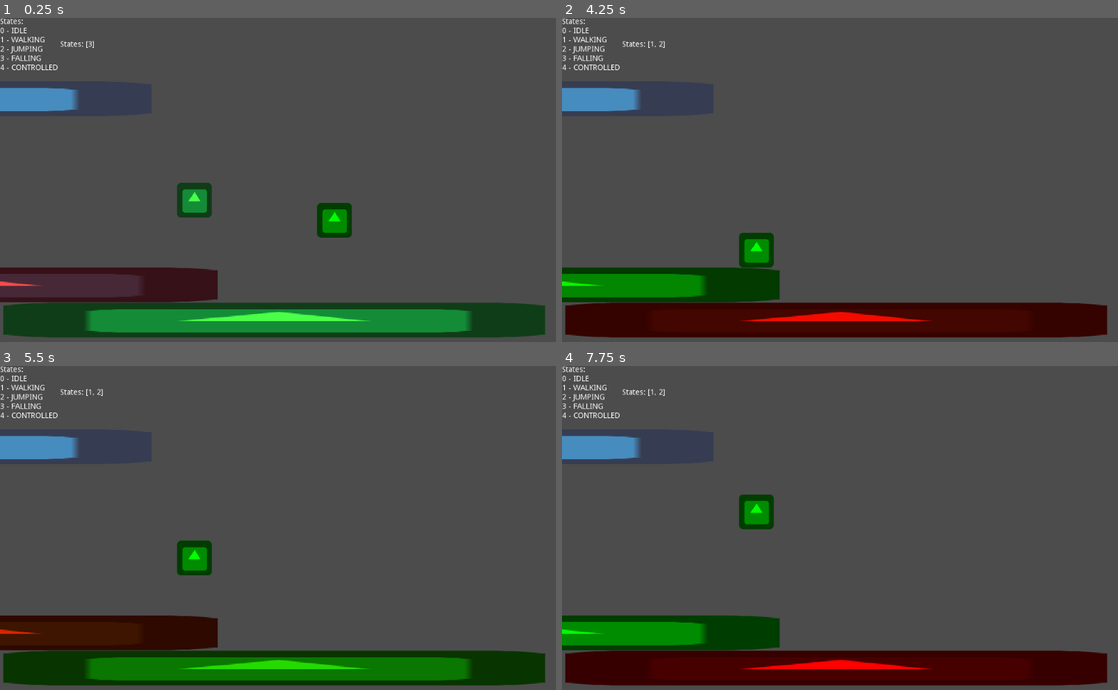
Above: before the commit, frames 1-4 (two rows, left to right).
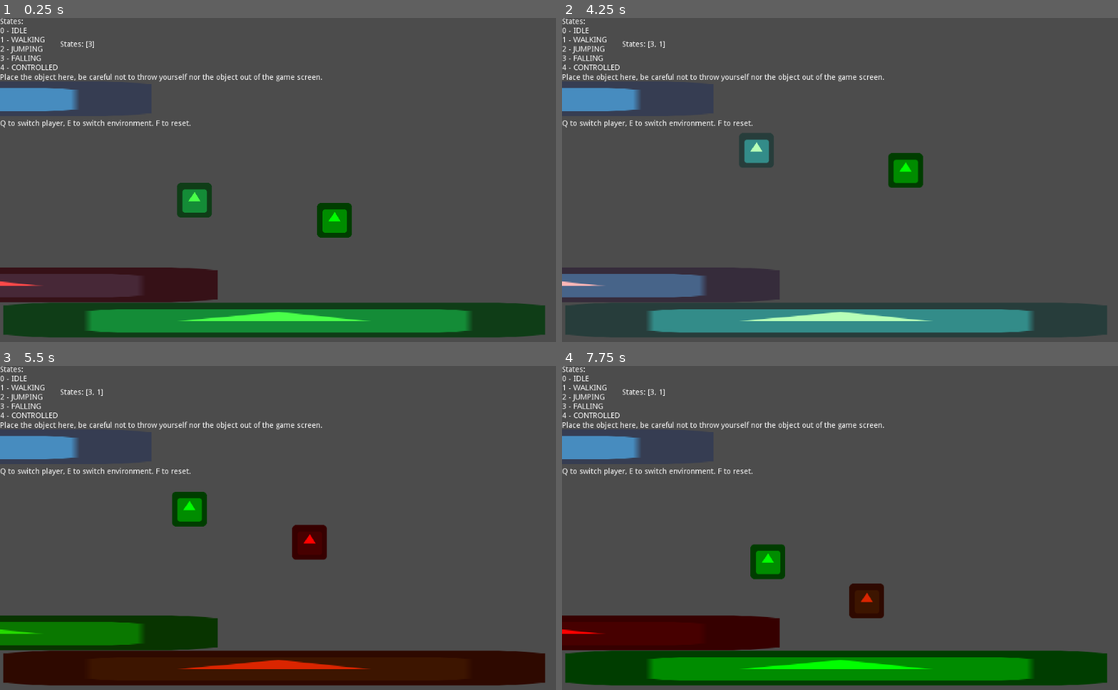
Above: after the commit, the same moments.

Repository: OmaGash/mini-jam-101
Game: Godot game, scene res://world.tscn
Same seed, same stepped clock (60 frames per second), same inputs: the game is played once before the commit and once after it. The engine's default icon, where the game draws it, is replaced by a stand-in: a white triangle on a blue panel in a dark square.
Inputs:
- Up to frame 1 (0.25 s): no input
- Up to frame 2 (4.25 s): hold Right (ui_right) 0.53-2.03 s; tap E (change_environment) at 0.6, 2.1, 3.6 s; tap Up (ui_up) at 0.77, 1.52, 3.02, 3.77 s; tap Q (change_player) at 1.35, 2.85 s; hold Left (ui_left) 2.03-2.78 s; hold Right (ui_right) from 2.78 s (still down); tap F (reset, bound only after the commit) at 4.15 s
- Up to frame 3 (5.5 s): release Right (ui_right) at 4.28 s; hold Left (ui_left) 4.28-5.03 s; tap Q (change_player) at 4.35 s; tap Up (ui_up) at 4.52 s; hold Right (ui_right) from 5.03 s (still down); tap E (change_environment) at 5.1 s
- Up to frame 4 (7.75 s): release Right (ui_right) at 5.78 s; hold Left (ui_left) 5.78-7.28 s; tap Q (change_player) at 5.85, 7.35 s; tap Up (ui_up) at 6.02, 6.77, 7.52 s; tap E (change_environment) at 6.6 s; hold Right (ui_right) from 7.28 s (still down)

The runs differ from the first frame. In frame 1, 0.7% of the frame differs, in the area x 0-58%, y 17-34%; in frame 2, 17%; in frame 3, 17%; in frame 4, 17%, in the area x 0-98%, y 7-99%.

Commit message:
Added debugging hints and export to html5

Diff:
--- a/project.godot
+++ b/project.godot
@@ -51,11 +51,18 @@
 change_player={
 "deadzone": 0.5,
 "events": [ Object(InputEventKey,"resource_local_to_scene":false,"resource_name":"","device":0,"alt":false,"shift":false,"control":false,"meta":false,"command":false,"pressed":false,"scancode":0,"physical_scancode":81,"unicode":0,"echo":false,"script":null)
+, Object(InputEventKey,"resource_local_to_scene":false,"resource_name":"","device":0,"alt":false,"shift":false,"control":false,"meta":false,"command":false,"pressed":false,"scancode":81,"physical_scancode":0,"unicode":0,"echo":false,"script":null)
  ]
 }
 change_environment={
 "deadzone": 0.5,
 "events": [ Object(InputEventKey,"resource_local_to_scene":false,"resource_name":"","device":0,"alt":false,"shift":false,"control":false,"meta":false,"command":false,"pressed":false,"scancode":0,"physical_scancode":69,"unicode":0,"echo":false,"script":null)
+, Object(InputEventKey,"resource_local_to_scene":false,"resource_name":"","device":0,"alt":false,"shift":false,"control":false,"meta":false,"command":false,"pressed":false,"scancode":69,"physical_scancode":0,"unicode":0,"echo":false,"script":null)
+ ]
+}
+reset={
+"deadzone": 0.5,
+"events": [ Object(InputEventKey,"resource_local_to_scene":false,"resource_name":"","device":0,"alt":false,"shift":false,"control":false,"meta":false,"command":false,"pressed":false,"scancode":70,"physical_scancode":0,"unicode":0,"echo":false,"script":null)
  ]
 }
 
--- a/scripts/debug.gd
+++ b/scripts/debug.gd
@@ -4,7 +4,10 @@
 	g.connect("level_completed", self, "level_completed")
 
 func _process(delta):
-	$HBoxContainer/states.text = "States: " + str($"../player".current_state)
+	if Input.is_action_just_pressed("reset"):
+		get_tree().change_scene("res://world.tscn")
+
+	$VBoxContainer/HBoxContainer/states.text = "States: " + str($"../player".current_state)
 
 func level_completed():
 	$victory.popup_centered()
--- a/world.tscn
+++ b/world.tscn
@@ -32,15 +32,22 @@
 "_edit_use_anchors_": false
 }
 
-[node name="HBoxContainer" type="HBoxContainer" parent="debug"]
+[node name="VBoxContainer" type="VBoxContainer" parent="debug"]
 anchor_right = 1.0
-margin_bottom = 14.0
+anchor_bottom = 1.0
+__meta__ = {
+"_edit_use_anchors_": false
+}
+
+[node name="HBoxContainer" type="HBoxContainer" parent="debug/VBoxContainer"]
+margin_right = 1024.0
+margin_bottom = 99.0
 alignment = 1
 __meta__ = {
 "_edit_use_anchors_": false
 }
 
-[node name="legend_states" type="Label" parent="debug/HBoxContainer"]
+[node name="legend_states" type="Label" parent="debug/VBoxContainer/HBoxContainer"]
 margin_right = 107.0
 margin_bottom = 99.0
 text = "States:
@@ -50,13 +57,27 @@
 3 - FALLING
 4 - CONTROLLED"
 
-[node name="states" type="Label" parent="debug/HBoxContainer"]
+[node name="states" type="Label" parent="debug/VBoxContainer/HBoxContainer"]
 margin_left = 111.0
 margin_top = 42.0
 margin_right = 1024.0
 margin_bottom = 56.0
 size_flags_horizontal = 3
 text = "current_state"
+__meta__ = {
+"_edit_use_anchors_": false
+}
+
+[node name="Label" type="Label" parent="debug/VBoxContainer"]
+margin_top = 103.0
+margin_right = 1024.0
+margin_bottom = 202.0
+text = "Place the object here, be careful not to throw yourself nor the object out of the game screen.
+
+
+
+
+Q to switch player, E to switch environment. F to reset."
 __meta__ = {
 "_edit_use_anchors_": false
 }
